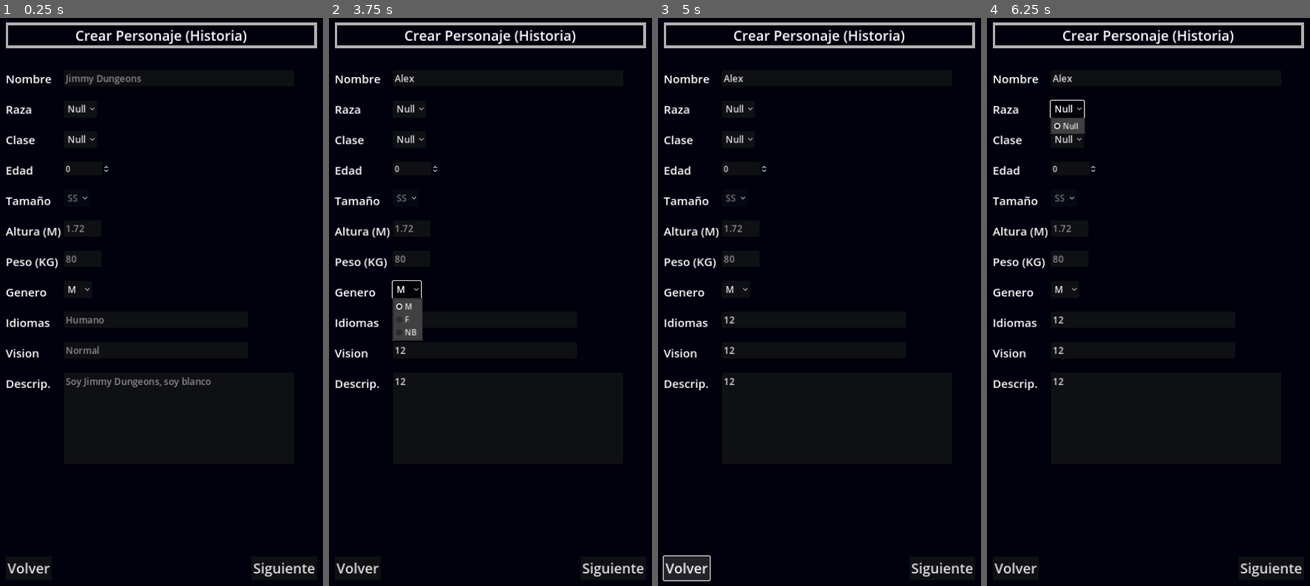
Above: before the commit, frames 1-4 (left to right).
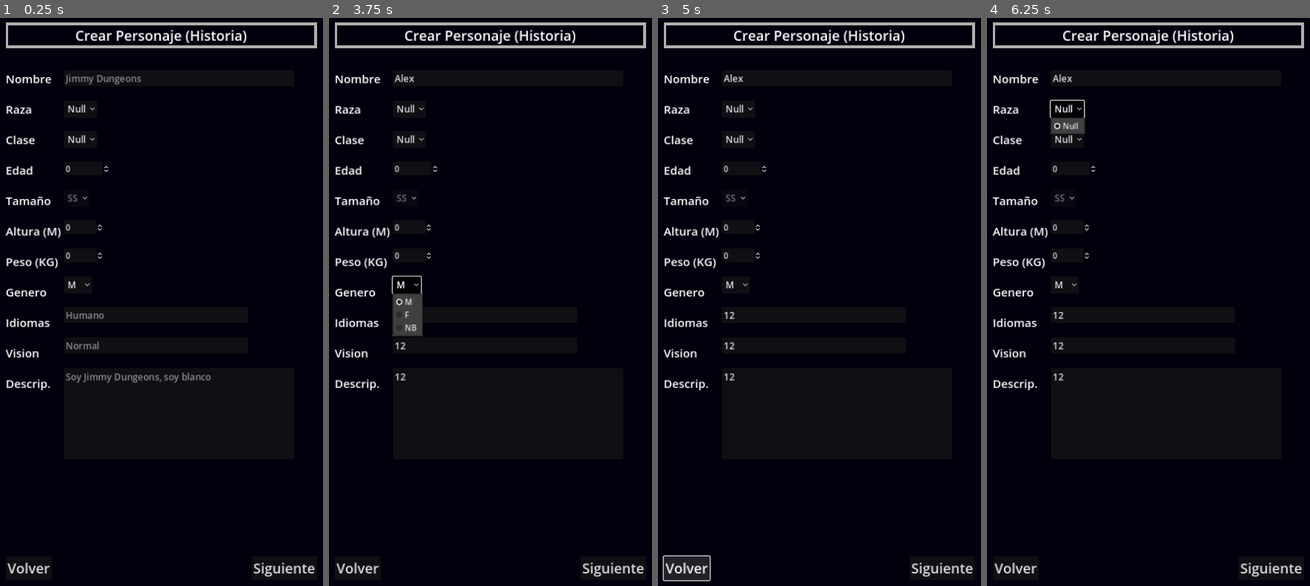
Above: after the commit, the same moments.

Repository: Zoroark576/DND-Creacion-de-Personajes
Game: Godot game, scene res://Escenas/CrearPersonaje/LorePersonaje.tscn
Two runs of this game, one before a commit and one after it. Both use one fixed random seed, a clock stepped at 60 frames per second and the inputs below. The project has no main scene, so this scene is started directly.
Inputs (mouse positions are in pixels of both pictures, inside the frame that each line leads up to):
- Up to frame 1 (0.25 s): no input
- Up to frame 2 (3.75 s): click (506, 80) at 0.52 s; type "Alex" at 0.6 s; click (484, 319) at 0.75 s; type "12" at 0.83 s; click (484, 353) at 0.98 s; type "12" at 1.07 s; click (506, 421) at 1.27 s; type "12" at 1.35 s; click "Null" at 2 s; click "Null" at 2.75 s; click "M" at 3.5 s
- Up to frame 3 (5 s): click "Volver" at 4.25 s
- Up to frame 4 (6.25 s): click "Siguiente" at 5 s; click "Null" at 5.75 s

The runs differ from the first frame. In frame 1, 0.9% of the frame differs, in the area x 20-66%, y 36-66%; in frame 2, 0.5%; in frame 3, 0.3%; in frame 4, 0.3%.

Commit message:
CorrupcionArreglada

Diff:
--- a/Escenas/CrearPersonaje/LorePersonaje.tscn
+++ b/Escenas/CrearPersonaje/LorePersonaje.tscn
@@ -1,6 +1,7 @@
-[gd_scene load_steps=3 format=3 uid="uid://bfs4s0rtdwhen"]
+[gd_scene load_steps=4 format=3 uid="uid://bfs4s0rtdwhen"]
 
 [ext_resource type="Theme" uid="uid://dir05eos2th8d" path="res://Tema/Tema Base.tres" id="1_ndytd"]
+[ext_resource type="Script" path="res://Scripts/CrearPersonaje/LorePersonaje.gd" id="2_ppeag"]
 
 [sub_resource type="StyleBoxFlat" id="StyleBoxFlat_scc2i"]
 draw_center = false
@@ -10,7 +11,7 @@
 border_width_bottom = 6
 border_color = Color(0.686275, 0.686275, 0.686275, 1)
 
-[node name="MenuPrincipal" type="Control"]
+[node name="MenuPrincipal" type="Control" node_paths=PackedStringArray("contenedorInputs")]
 layout_mode = 3
 anchors_preset = 8
 anchor_left = 0.5
@@ -21,6 +22,8 @@
 grow_vertical = 2
 size_flags_horizontal = 4
 theme = ExtResource("1_ndytd")
+script = ExtResource("2_ppeag")
+contenedorInputs = NodePath("MarginContainer/VBoxContainer/Datos/Inputs")
 
 [node name="BG" type="ColorRect" parent="."]
 layout_mode = 0
@@ -184,23 +187,17 @@
 popup/item_4/text = "XL"
 popup/item_4/id = 3
 
-[node name="Altura" type="LineEdit" parent="MarginContainer/VBoxContainer/Datos/Inputs"]
+[node name="Altura" type="SpinBox" parent="MarginContainer/VBoxContainer/Datos/Inputs"]
 custom_minimum_size = Vector2(30, 0)
 layout_mode = 2
 size_flags_horizontal = 0
 size_flags_stretch_ratio = 1.25
-theme_override_font_sizes/font_size = 20
-placeholder_text = "1.72"
-max_length = 10
-
-[node name="Peso" type="LineEdit" parent="MarginContainer/VBoxContainer/Datos/Inputs"]
+
+[node name="Peso" type="SpinBox" parent="MarginContainer/VBoxContainer/Datos/Inputs"]
 custom_minimum_size = Vector2(30, 0)
 layout_mode = 2
 size_flags_horizontal = 0
 size_flags_stretch_ratio = 1.25
-theme_override_font_sizes/font_size = 20
-placeholder_text = "80"
-max_length = 10
 
 [node name="Genero" type="OptionButton" parent="MarginContainer/VBoxContainer/Datos/Inputs"]
 layout_mode = 2
